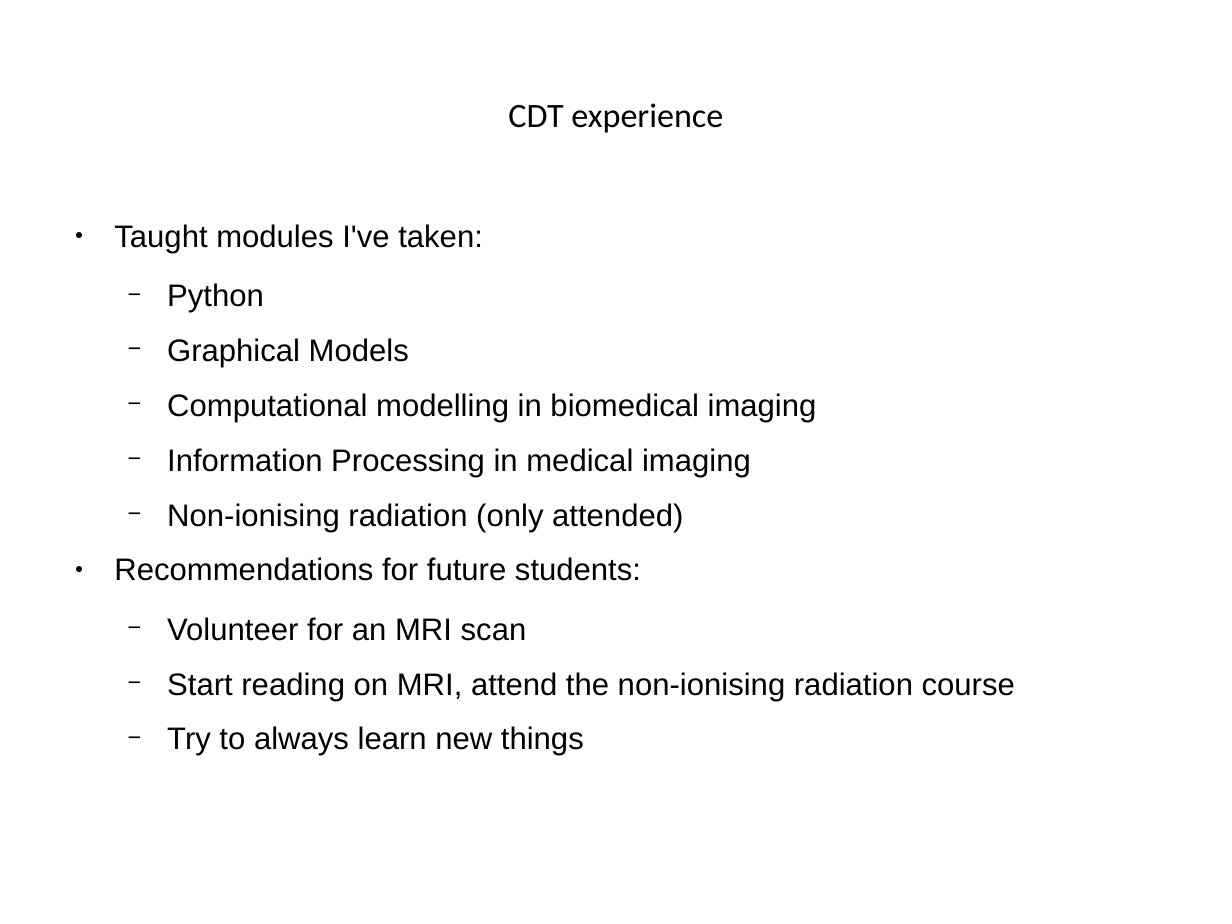
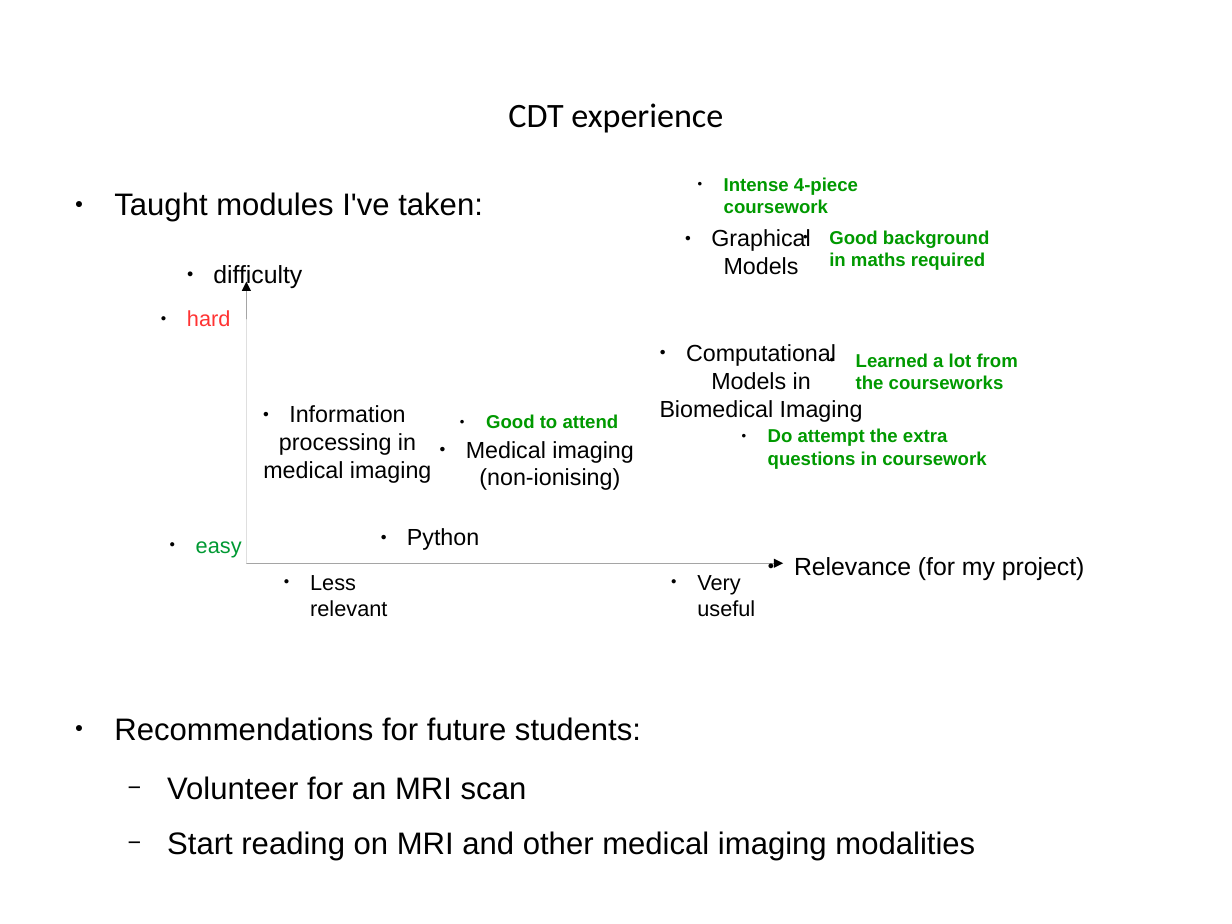
Before and after one commit to mrazvan22/mres_project, a slide deck: slide 2 of mres_poster/poster_pres.odp. Drawn at 1232x924 pixels with LibreOffice and Linux fonts; fonts in the diff are those of the drawing. Boxes give left, top, right and bottom in pixels: in the first picture for what was removed or moved away, otherwise in the second. Text is boxed around its words. In the diff, an @@ line names an element or a change of style, - is before the commit and + after.

```diff
--- a/mres_poster/poster_pres.odp
+++ b/mres_poster/poster_pres.odp
@@ text added at <box>724,177,858,214</box>, 12 pt, text #009900, bold @@
+  ● Intense 4-piece coursework
@@ text "Taught modules I've taken:": place and size @@
-text "Taught modules I've taken:" at <box>114,224,1015,756</box>
+text "Taught modules I've taken:" at <box>114,192,975,861</box>
@@ text added at <box>711,229,811,275</box>, 15 pt, text #000000 @@
+  ● Graphical Models
@@ text added at <box>829,230,989,270</box>, 12 pt, text #009900, bold @@
+  ● Good background in maths required
@@ text added at <box>213,265,302,289</box>, 16 pt, text #000000 @@
+  ● difficulty
@@ text at <box>167,283,817,532</box>: paragraphs removed @@
-  − Python
-  − Graphical Models
-  − Computational modelling in biomedical imaging
-  − Information Processing in medical imaging
-  − Non-ionising radiation (only attended)
@@ arrow added from (246, 563) to (246, 282), #000000 0 pt @@
@@ text added at <box>187,310,230,326</box>, 14 pt, text #FF3333 @@
+  ● hard
@@ text added at <box>660,344,863,422</box>, 15 pt, text #000000 @@
+  ● Computational Models in Biomedical Imaging
@@ text added at <box>856,353,1018,390</box>, 12 pt, text #009900, bold @@
+  ● Learned a lot from the courseworks
@@ text added at <box>279,405,827,861</box>, 15 pt, text #000000 @@
+  ● Information processing in medical imaging
@@ text added at <box>486,414,619,429</box>, 12 pt, text #009900, bold @@
+  ● Good to attend
@@ text added at <box>350,441,620,490</box>, 15 pt, text #000000 @@
+  ● Medical imaging (non-ionising)
@@ text added at <box>768,428,986,469</box>, 12 pt, text #009900, bold @@
+  ● Do attempt the extra questions in coursework
@@ text added at <box>407,528,479,550</box>, 15 pt, text #000000 @@
+  ● Python
@@ text added at <box>196,541,242,558</box>, 14 pt, text #009933 @@
+  ● easy
@@ arrow added from (246, 563) to (784, 563), #000000 0 pt @@
@@ text added at <box>794,557,1085,580</box>, 16 pt, text #000000 @@
+  ● Relevance (for my project)
@@ text added at <box>310,575,387,617</box>, 14 pt, text #000000 @@
+  ● Less relevant
@@ text added at <box>697,575,755,617</box>, 14 pt, text #000000 @@
+  ● Very useful
@@ text at <box>167,831,975,861</box>: text changed @@
-  − Start reading on MRI, attend the non-ionising radiation course
-  − Try to always learn new things
+  − Start reading on MRI and other medical imaging modalities
```
Also in this commit, not shown: 1 other slide changed.
